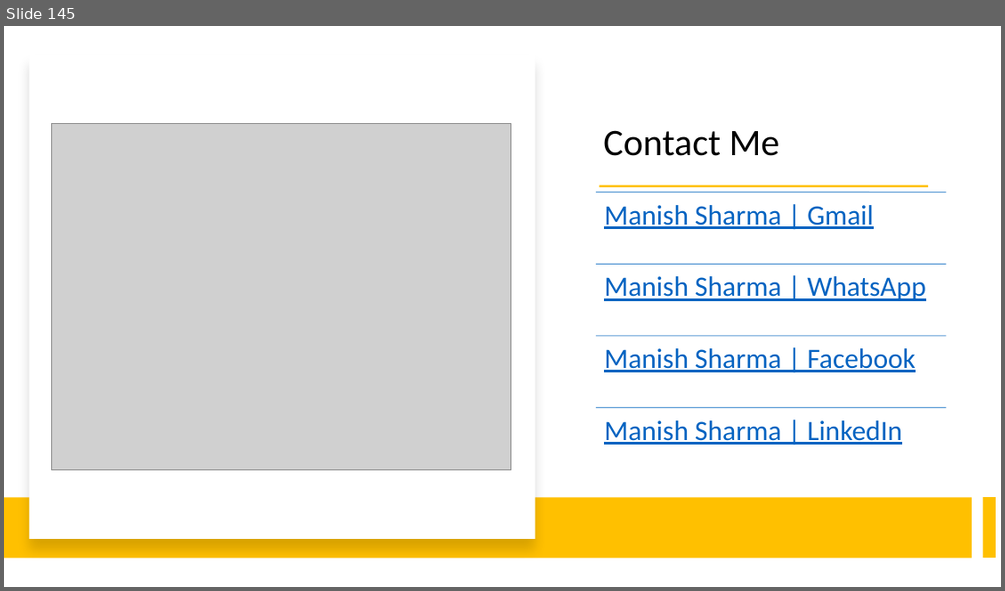
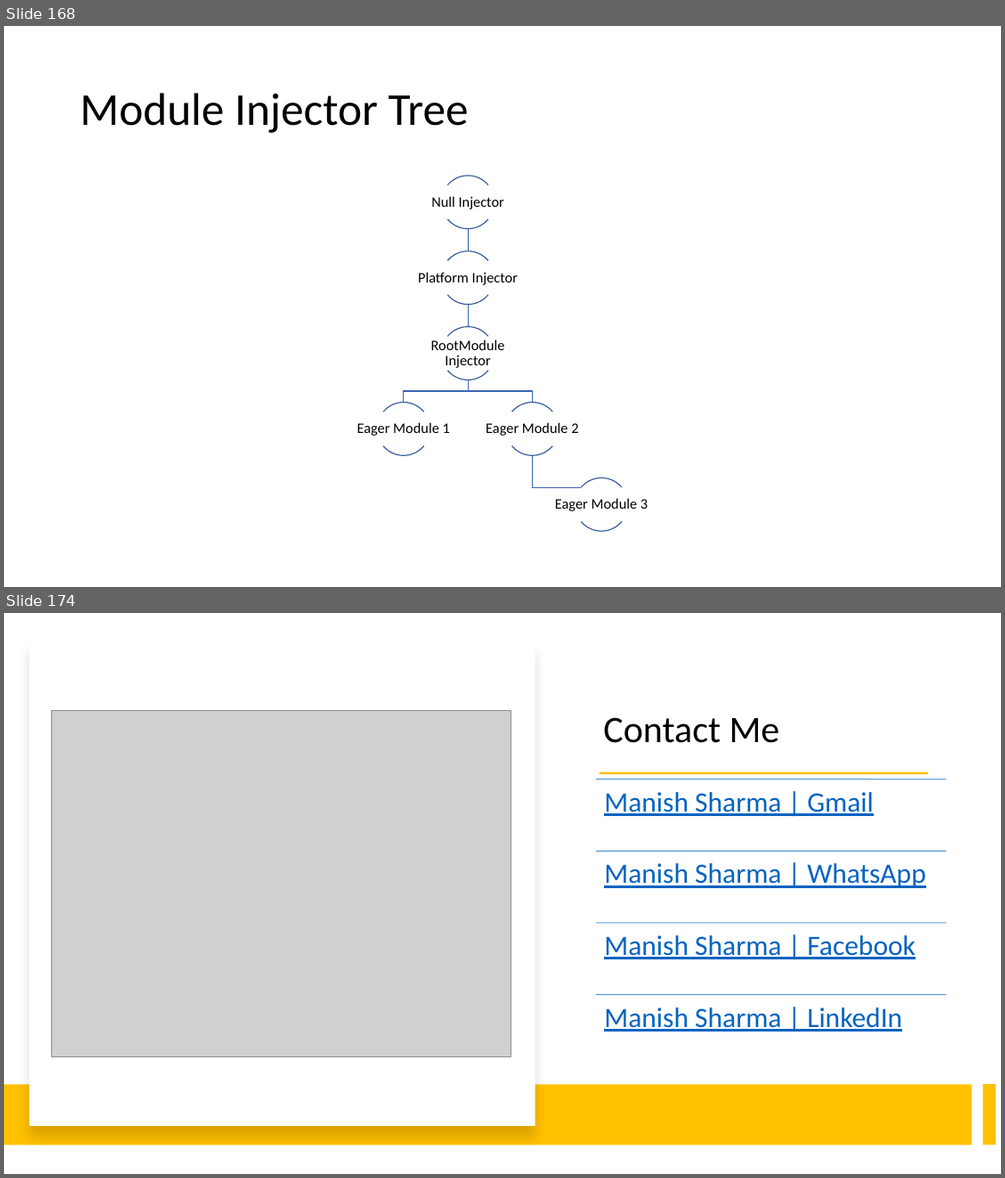
Before and after one commit to explore-with-manish/BFL_Byte_Jul23, a slide deck: Ng-Byte.pptx. Shown one above the other, each under a label of ours: slide 145 before the commit, slides 168 and 174 after it; the slides between them are not shown. The pictures are 1005x591 and 1005x1178 pixels, drawn with LibreOffice and Linux fonts; fonts in the diff are those of the drawing; grey boxes stand for pictures. Boxes give left, top, right and bottom in pixels: in the first picture for what was removed or moved away, otherwise in the second. Text is boxed around its words. In the diff, an @@ line names an element or a change of style, - is before the commit and + after.

```diff
--- a/Ng-Byte.pptx
+++ b/Ng-Byte.pptx
@@ slide 168 added at box(4, 26, 1001, 587), background #FFFFFF @@
@@ title added at box(80, 93, 469, 133), 44 pt, text #000000 @@
+Module Injector Tree
@@ group added at box(357, 176, 647, 531): 12 arc (boxed as its full ellipse)s, 6 texts, 5 freeform shapes @@
+Null Injector
+Platform Injector
+RootModule Injector
+Eager Module 1
+Eager Module 2
+Eager Module 3
@@ what was slide 145 is now slide 174 @@
```
Also in this commit, not shown: 28 other slides added.
